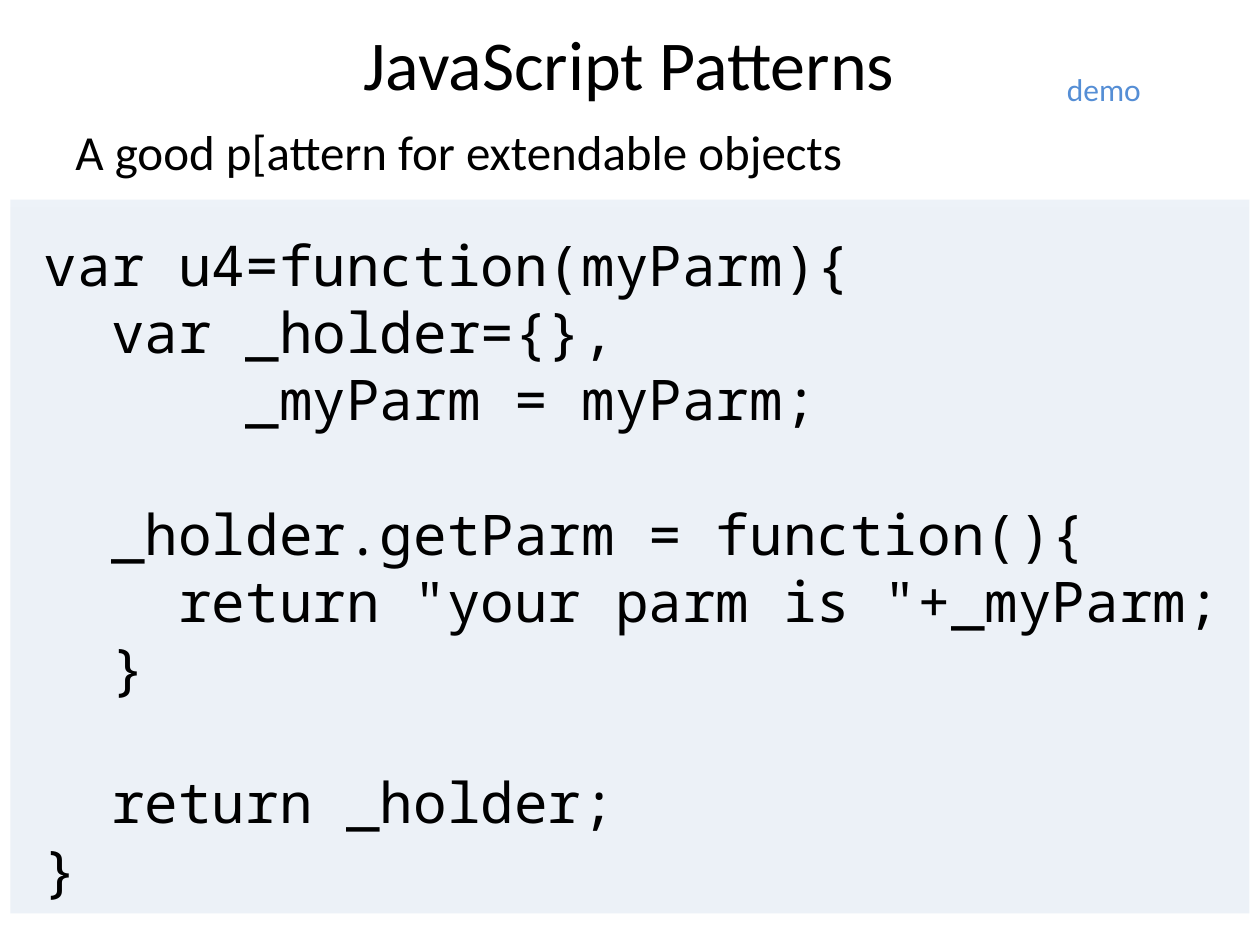
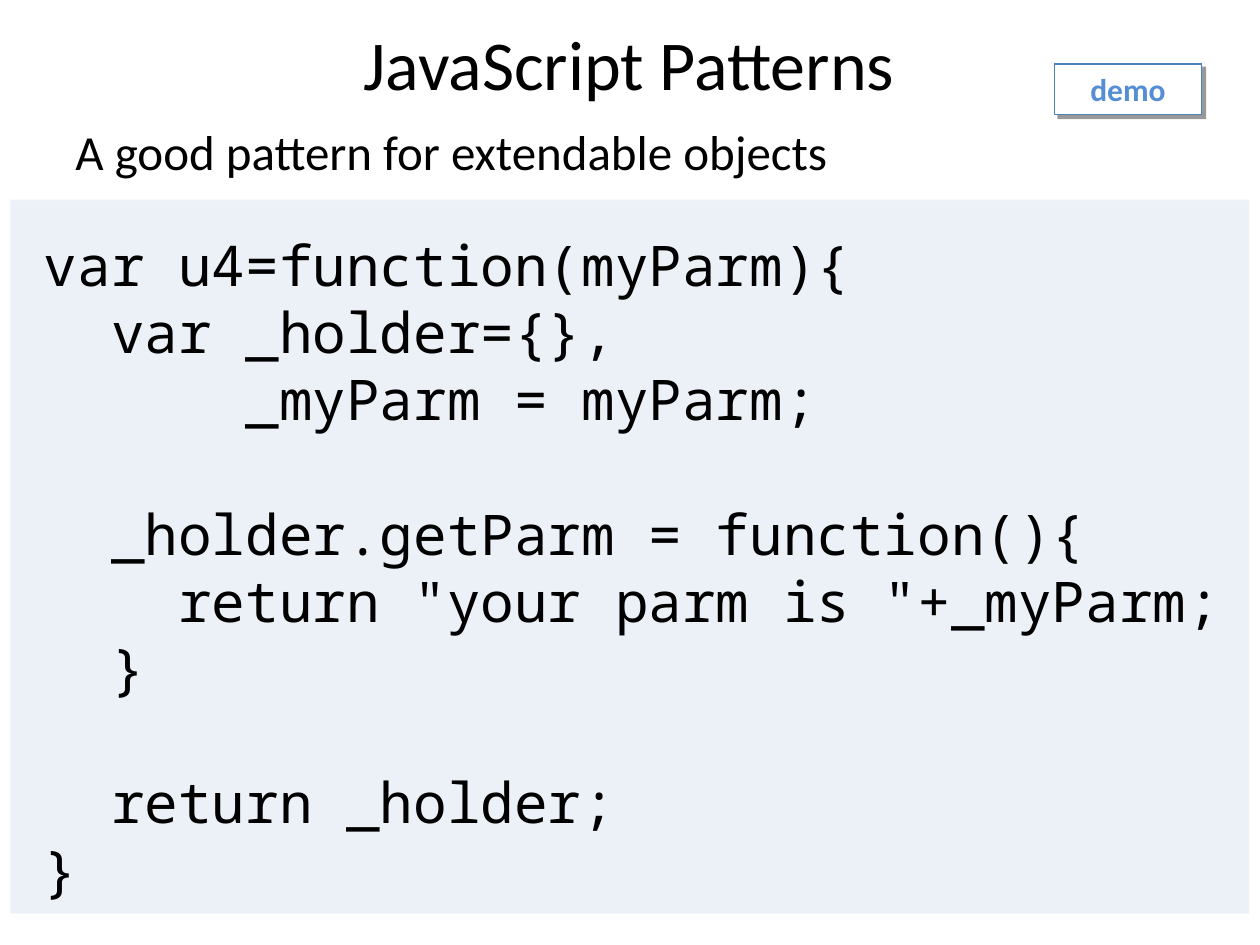
Before and after one commit to benralexander/lv, a slide deck: slide 49 of myD3_latest_c.ppt (slide 48 before the commit). Drawn at 1260x945 pixels with LibreOffice and Linux fonts; fonts in the diff are those of the drawing. Boxes give left, top, right and bottom in pixels: in the first picture for what was removed or moved away, otherwise in the second. Text is boxed around its words. In the diff, an @@ line names an element or a change of style, - is before the commit and + after.

```diff
--- a/myD3_latest_c.ppt
+++ b/myD3_latest_c.ppt
@@ rectangle "demo": place and size @@
-rectangle "demo" at (1067,79,1141,101)
+rectangle "demo" at (1055,64,1202,115)
@@ rectangle "demo" at (1055,64,1202,115): bold on; alignment left to centre; fill none to #FFFFFF; outline none to #4F81BD 0.99 pt; shadow on @@
@@ text at (75,136,827,179): text changed @@
-A good p[attern for extendable objects
+A good pattern for extendable objects
```
Also in this commit, not shown: 17 other slides changed, 2 slides added, 1 slide removed, 3 other files.
